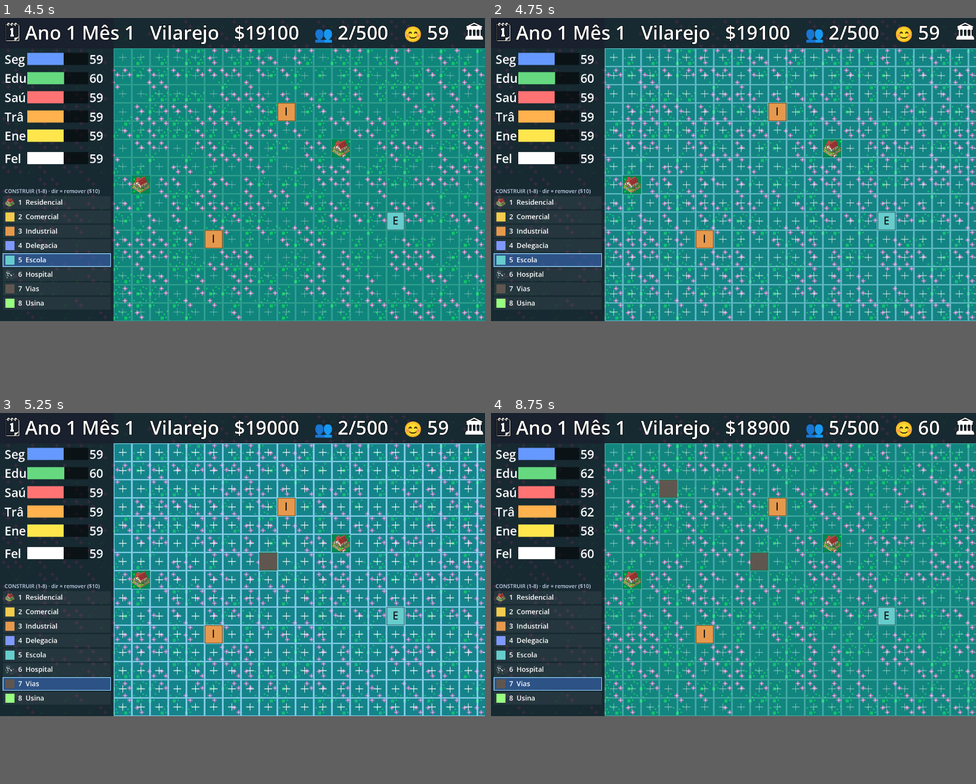
Above: before the commit, frames 1-4 (two rows, left to right).
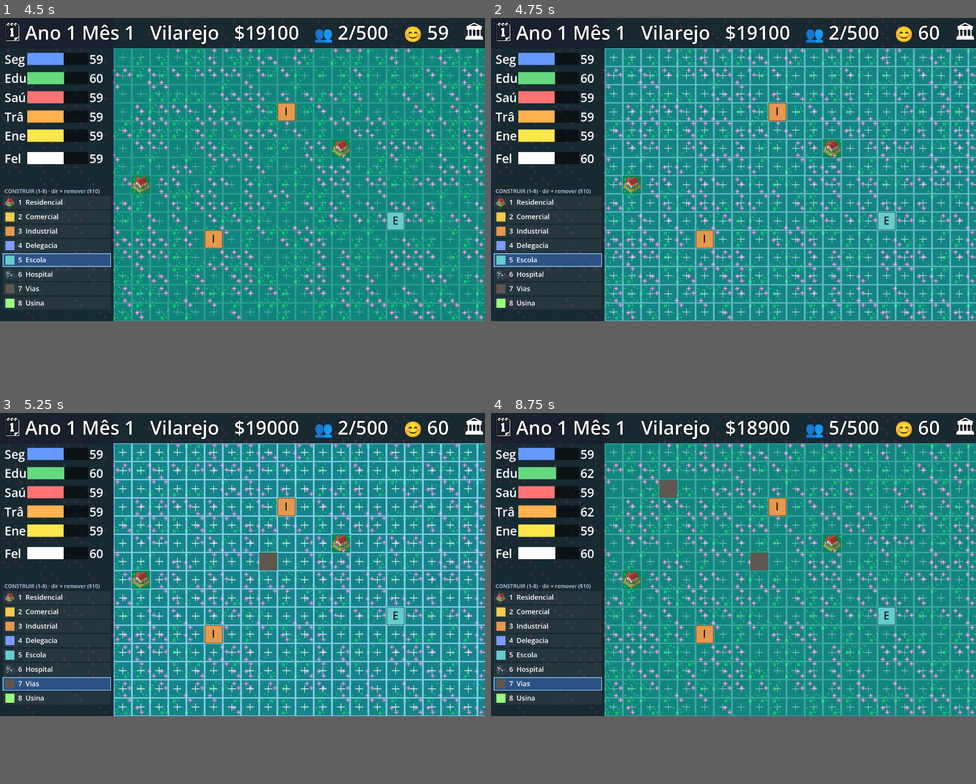
Above: after the commit, the same moments.

Repository: andrewsmedina/yourcity
Game: Godot game, scene res://scenes/main.tscn
The game is run twice, just before and just after one commit, with the same random seed, the same clock (stepped at 60 frames per second) and the same inputs.
Inputs (mouse positions are in pixels of both pictures, inside the frame that each line leads up to):
- Up to frame 1 (4.5 s): tap Enter at 0.5 s; move the mouse to (349, 155) at 0.52 s; tap 1 at 0.6 s; click (349, 155) at 0.67 s; tap Space at 0.77, 1.25, 3.77 s; drag from (145, 184) to (218, 229) at 1.27 s; move the mouse to (291, 103) at 2.02 s; tap 3 at 2.1 s; click (291, 103) at 2.17 s; drag from (218, 229) to (97, 125) at 2.77 s; move the mouse to (388, 214) at 3.52 s; tap 5 at 3.6 s; click (388, 214) at 3.67 s; drag from (97, 125) to (169, 92) at 4.27 s
- Up to frame 2 (4.75 s): no input
- Up to frame 3 (5.25 s): move the mouse to (266, 565) at 5.02 s; tap 7 at 5.1 s; click (266, 565) at 5.17 s
- Up to frame 4 (8.75 s): drag from (660, 487) to (636, 579) at 5.77 s; move the mouse to (840, 550) at 6.52 s; tap Enter at 6.6 s; click (840, 550) at 6.67 s; tap Space at 6.77 s; drag from (636, 579) to (709, 624) at 7.27 s; move the mouse to (782, 498) at 8.02 s; tap T at 8.1 s; click (782, 498) at 8.17 s

Frame 1 is identical in both runs. In frame 2, less than 0.1% of the frame differs, in the area x 18-93%, y 1-40%; in frame 3, less than 0.1%; in frame 4, less than 0.1%.

Commit message:
Energy: 1 power plant per ~50 buildings
Give energy its own (lower) per-building demand so one expensive power plant
covers ~50 lots, while traffic stays ~1 Vias per 16.

Co-Authored-By: Claude Opus 4.8 (1M context) <noreply@anthropic.com>

Diff:
--- a/scripts/sim/city_sim.gd
+++ b/scripts/sim/city_sim.gd
@@ -127,7 +127,8 @@
 # with POPULATION, while traffic/energy demand grows with the building count.
 const SERVICE_BOOST := 0.5             # indicator supply per matching service
 const DEMAND_PER_RESIDENT := 0.0005    # people-service demand per resident (~1 service / 1000 pop)
-const DEMAND_PER_BUILDING := 0.03      # traffic/energy demand per built lot (~1 service / 16)
+const DEMAND_PER_BUILDING := 0.03      # traffic demand per built lot (~1 Vias / 16)
+const ENERGY_DEMAND_PER_BUILDING := 0.01  # energy demand per built lot (~1 Usina / 50)
 
 # --- Happiness thresholds ---
 const HAPPY_HIGH := 70.0
@@ -460,8 +461,10 @@
 	match ind:
 		Indicator.SECURITY, Indicator.EDUCATION, Indicator.HEALTH:
 			demand = population * DEMAND_PER_RESIDENT
-		Indicator.TRAFFIC, Indicator.ENERGY:
+		Indicator.TRAFFIC:
 			demand = building_count() * DEMAND_PER_BUILDING
+		Indicator.ENERGY:
+			demand = building_count() * ENERGY_DEMAND_PER_BUILDING
 	return supply - demand
 
 func _pop_factor() -> float:
